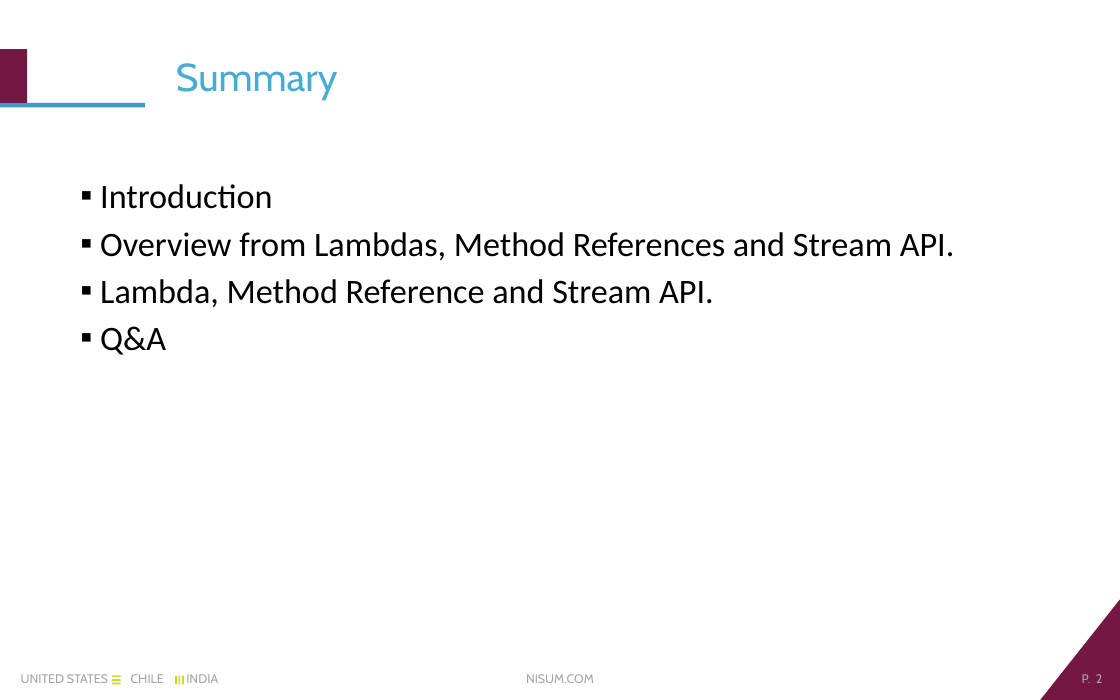
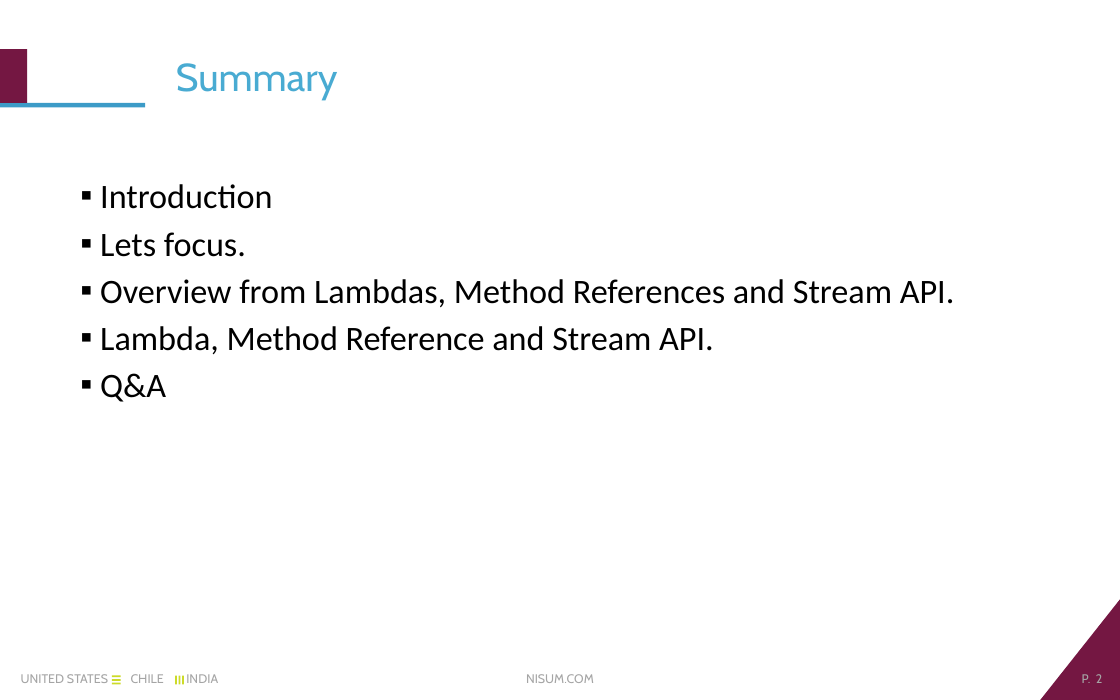
Before and after one commit to sebariquelme/SimpleJava8Examples, a slide deck: slide 2 of Nisum Java 8.pptx. Drawn at 1120x700 pixels with LibreOffice and Linux fonts; fonts in the diff are those of the drawing; background and template pictures are left out. Boxes give left, top, right and bottom in pixels: in the first picture for what was removed or moved away, otherwise in the second. Text is boxed around its words. In the diff, an @@ line names an element or a change of style, - is before the commit and + after.

```diff
--- a/Nisum Java 8.pptx
+++ b/Nisum Java 8.pptx
@@ text at (100,232,246,257): paragraph added @@
+▪ Lets focus.
```
Also in this commit, not shown: 4 other slides changed, 2 slides added.
